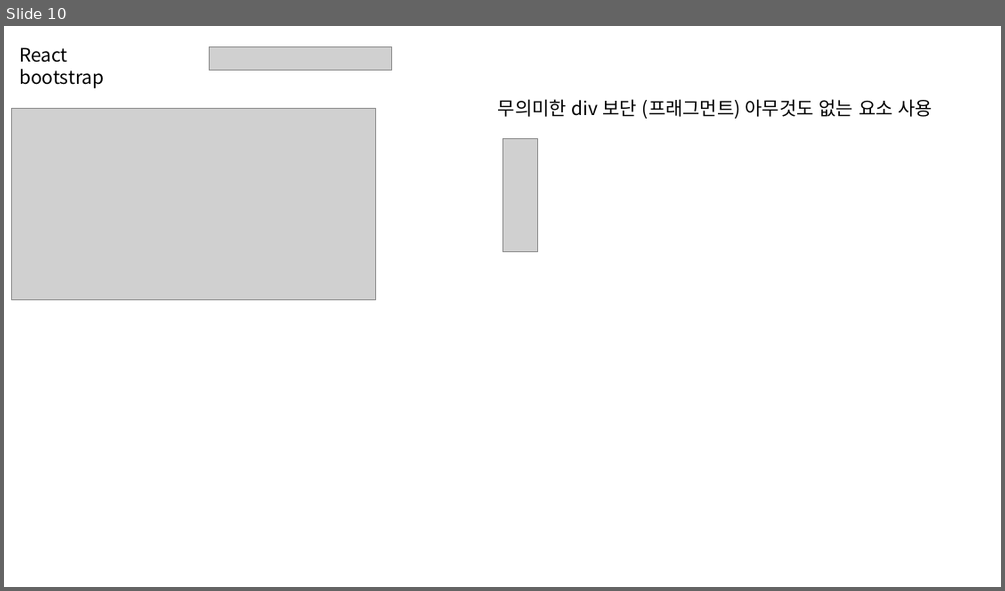
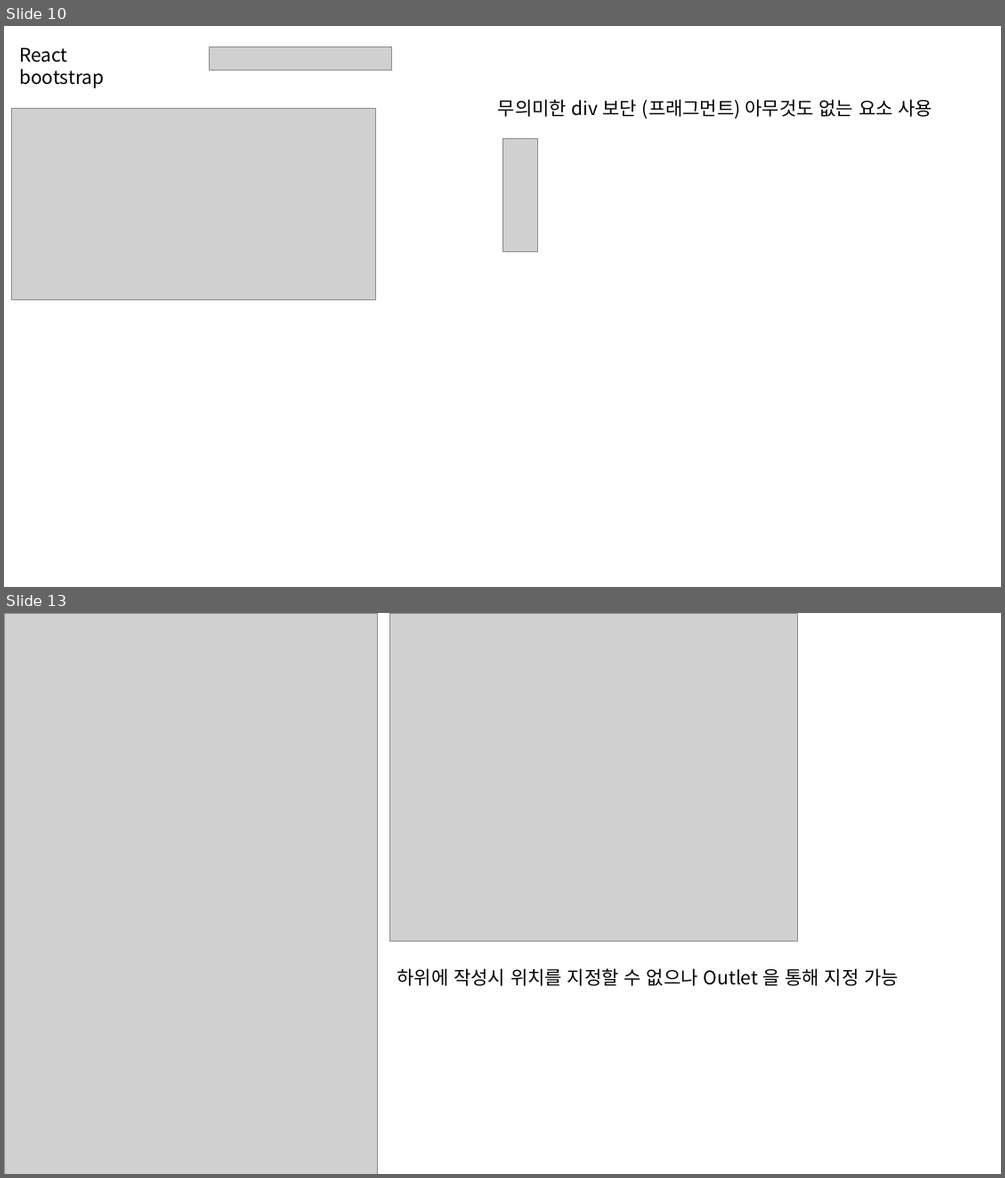
Before and after one commit to HSungJun/AfterSemi, a slide deck: react/React.pptx. Shown one above the other, each under a label of ours: slide 10 before the commit, slides 10 and 13 after it; the slides between them are not shown. The pictures are 1005x591 and 1005x1178 pixels, drawn with LibreOffice and Linux fonts; fonts in the diff are those of the drawing; grey boxes stand for pictures. Boxes give left, top, right and bottom in pixels: in the first picture for what was removed or moved away, otherwise in the second. Text is boxed around its words. In the diff, an @@ line names an element or a change of style, - is before the commit and + after.

```diff
--- a/react/React.pptx
+++ b/react/React.pptx
@@ slide 13 added at [4,613,1001,1174], background #FFFFFF @@
@@ picture added at [4,613,377,1174] @@
@@ picture added at [390,613,798,941] @@
@@ text added at [396,968,898,986], 18 pt, text #000000 @@
+하위에 작성시 위치를 지정할 수 없으나 Outlet 을 통해 지정 가능
```
Also in this commit, not shown: 2 other slides added, 36 other files.
